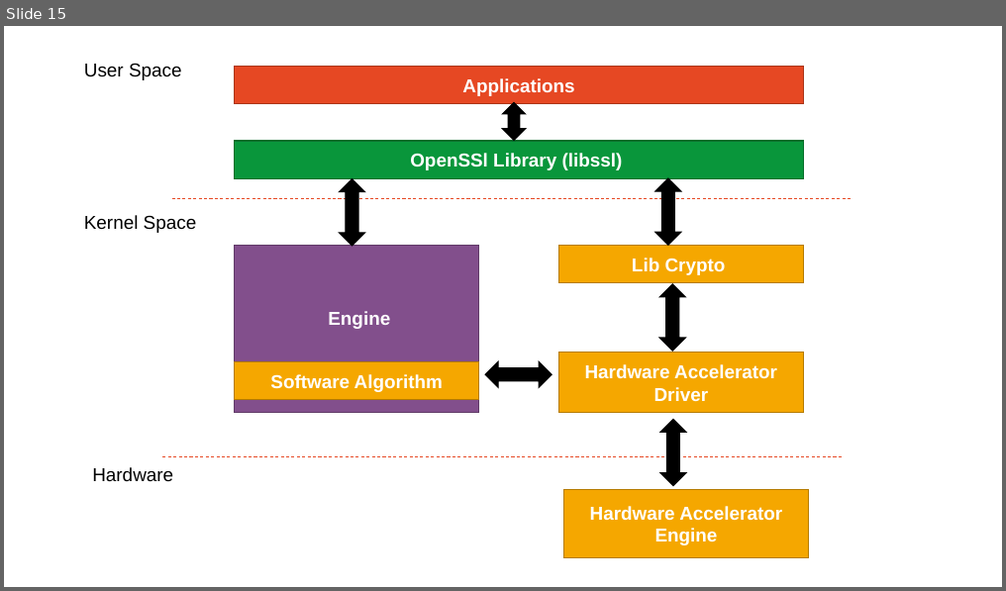
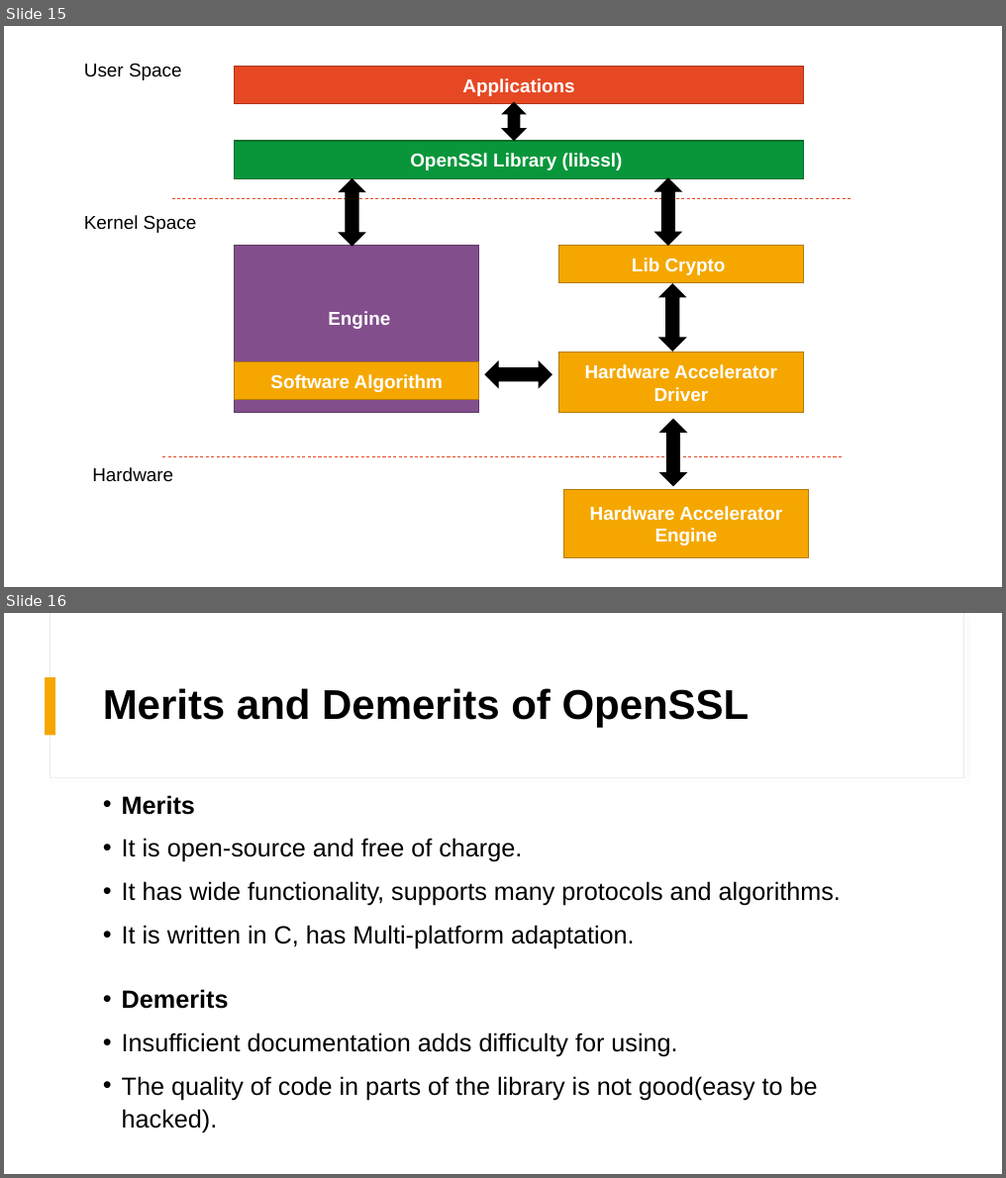
Before and after one commit to WannaflySC/openssl, a slide deck: Securing Network with SSL.pptx. Shown one above the other, each under a label of ours: slide 15 before the commit, slides 15 and 16 after it. The pictures are 1006x591 and 1006x1178 pixels, drawn with LibreOffice and Linux fonts; fonts in the diff are those of the drawing. Boxes give left, top, right and bottom in pixels: in the first picture for what was removed or moved away, otherwise in the second. Text is boxed around its words. In the diff, an @@ line names an element or a change of style, - is before the commit and + after.

```diff
--- a/Securing Network with SSL.pptx
+++ b/Securing Network with SSL.pptx
@@ slide 16 added at [4, 613, 1002, 1174], background #FFFFFF @@
@@ rectangle added at [50, 613, 963, 778], fill #FFFFFF, outline #E9E9E9 0.75 pt @@
@@ rectangle added at [51, 613, 963, 777], fill #FFFFFF @@
@@ rectangle added at [46, 677, 55, 735], fill #F5A700 @@
@@ title added at [103, 688, 749, 728], 40 pt, text #000000, bold @@
+Merits and Demerits of OpenSSL
@@ text added at [122, 795, 841, 1134], 24 pt, text #000000 @@
+• Merits
+• It is open-source and free of charge.
+• It has wide functionality, supports many protocols and algorithms.
+• It is written in C, has Multi-platform adaptation.
+• Demerits
+• Insufficient documentation adds difficulty for using.
+• The quality of code in parts of the library is not good(easy to be hacked).
```
Also in this commit, not shown: 1 other slide added.
